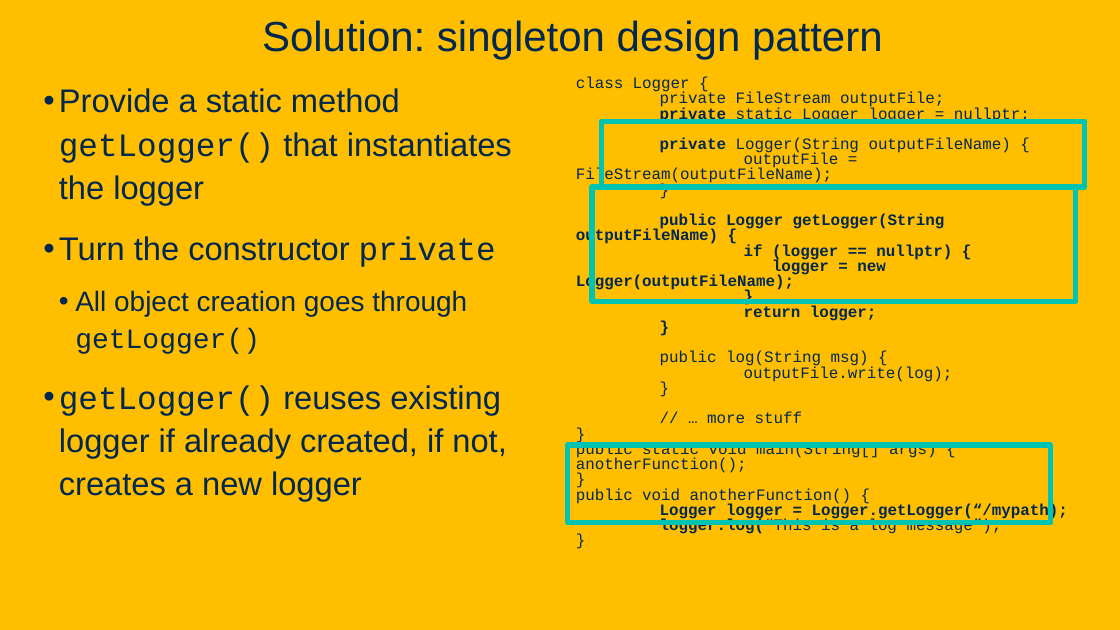
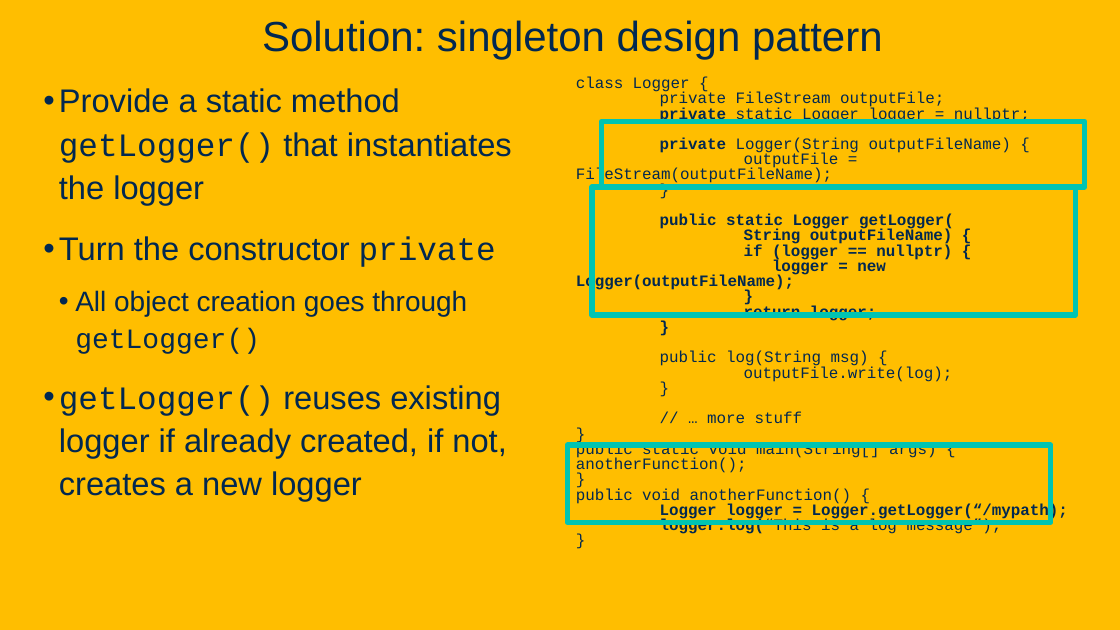
Before and after one commit to davsec-teaching/ECS160-Winter2025, a slide deck: slide 13 of slides/8_design_patterns.pptx (slide 11 before the commit). Drawn at 1120x630 pixels with LibreOffice and Linux fonts; fonts in the diff are those of the drawing; background and template pictures are left out. Boxes give left, top, right and bottom in pixels: in the first picture for what was removed or moved away, otherwise in the second. Text is boxed around its words. In the diff, an @@ line names an element or a change of style, - is before the commit and + after.

Commit message:
Design patterns slide

```diff
--- a/slides/8_design_patterns.pptx
+++ b/slides/8_design_patterns.pptx
@@ rectangle: place and size @@
-rectangle at [592,187,1075,302]
+rectangle at [592,187,1075,315]
@@ text at [660,213,954,246]: text changed @@
-public Logger getLogger(String outputFileName) {
+public static Logger getLogger(
+String outputFileName) {
```
Also in this commit, not shown: 14 other slides changed, 13 slides added, 1 slide removed.
